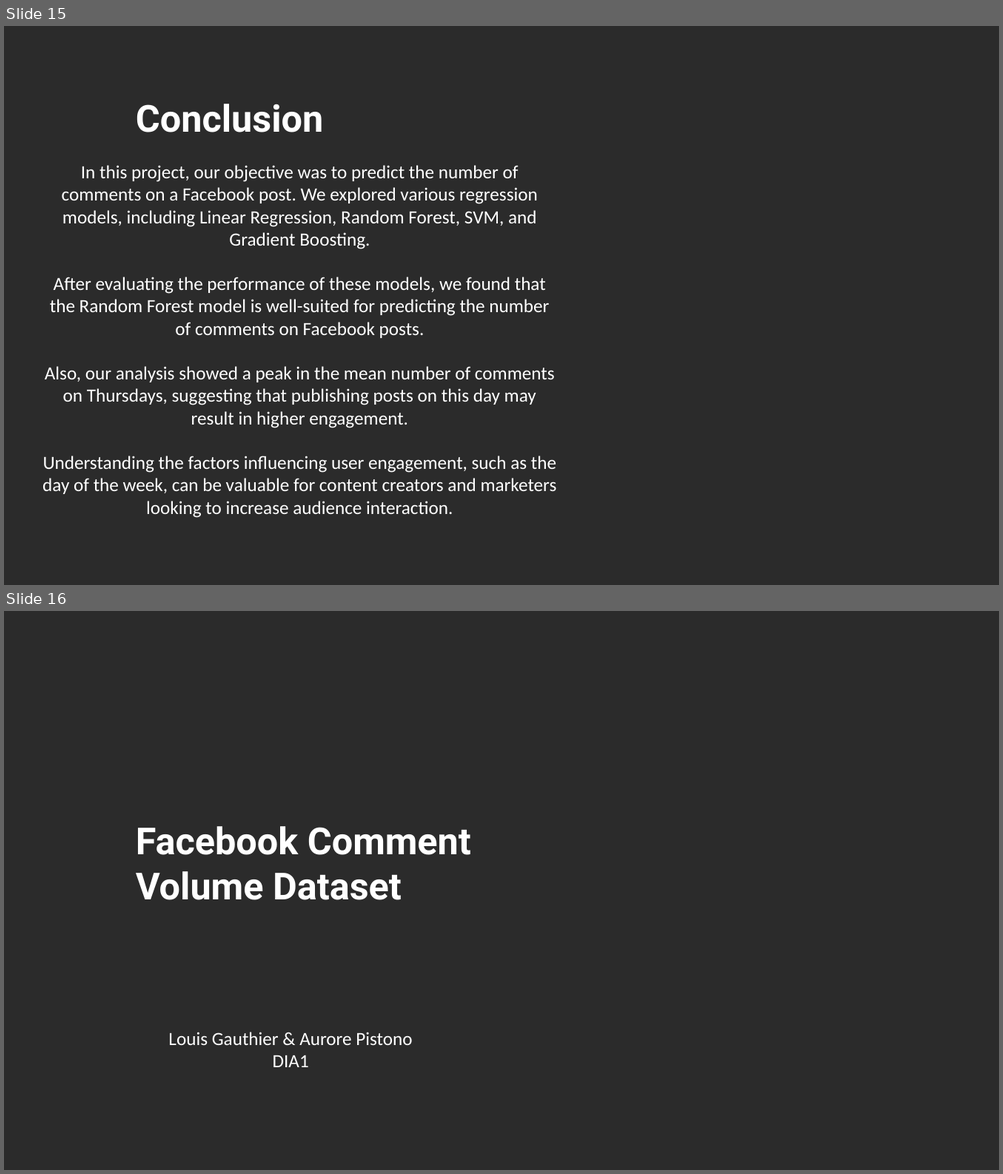
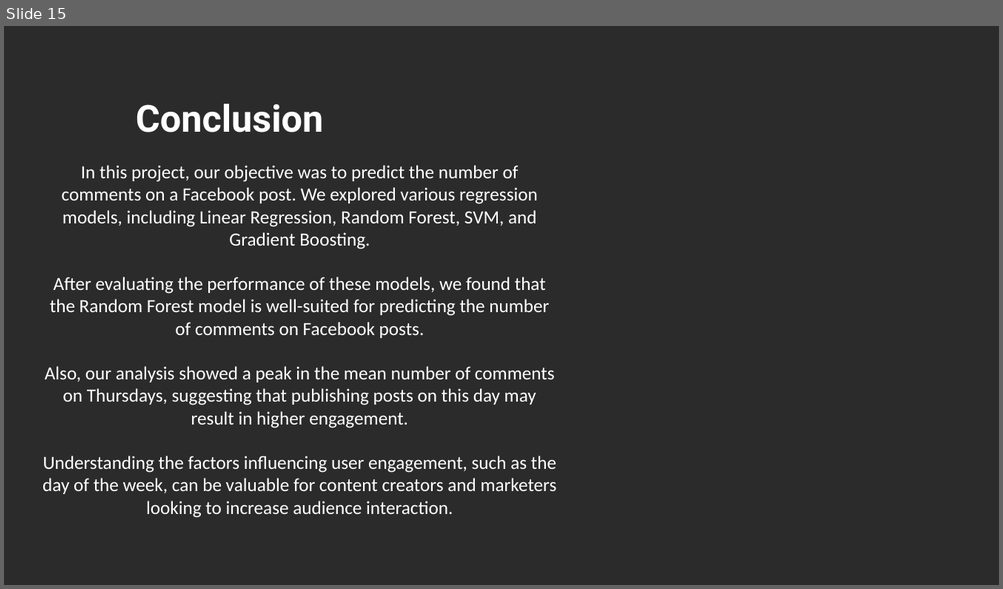
Before and after one commit to louisgthier/facebook-comment-volume-prediction, a slide deck: Presentation.pptx. Shown one above the other, each under a label of ours: slides 15 and 16 before the commit, slide 15 after it. The pictures are 1003x1174 and 1003x589 pixels, drawn with LibreOffice and Linux fonts; fonts in the diff are those of the drawing; background and template pictures are left out; a plain dark background stands for a picture behind light text. Boxes give left, top, right and bottom in pixels: in the first picture for what was removed or moved away, otherwise in the second. Text is boxed around its words. In the diff, an @@ line names an element or a change of style, - is before the commit and + after.

Commit message:
removes ppt last page

```diff
--- a/Presentation.pptx
+++ b/Presentation.pptx
@@ slide 16 removed at (4, 611, 999, 1170), background picture (left out) @@
@@ text removed at (136, 826, 471, 900) @@
-Facebook Comment Volume Dataset
@@ text removed at (168, 1032, 412, 1068) @@
-Louis Gauthier & Aurore Pistono
-DIA1
```
Also in this commit, not shown: 1 other file.
